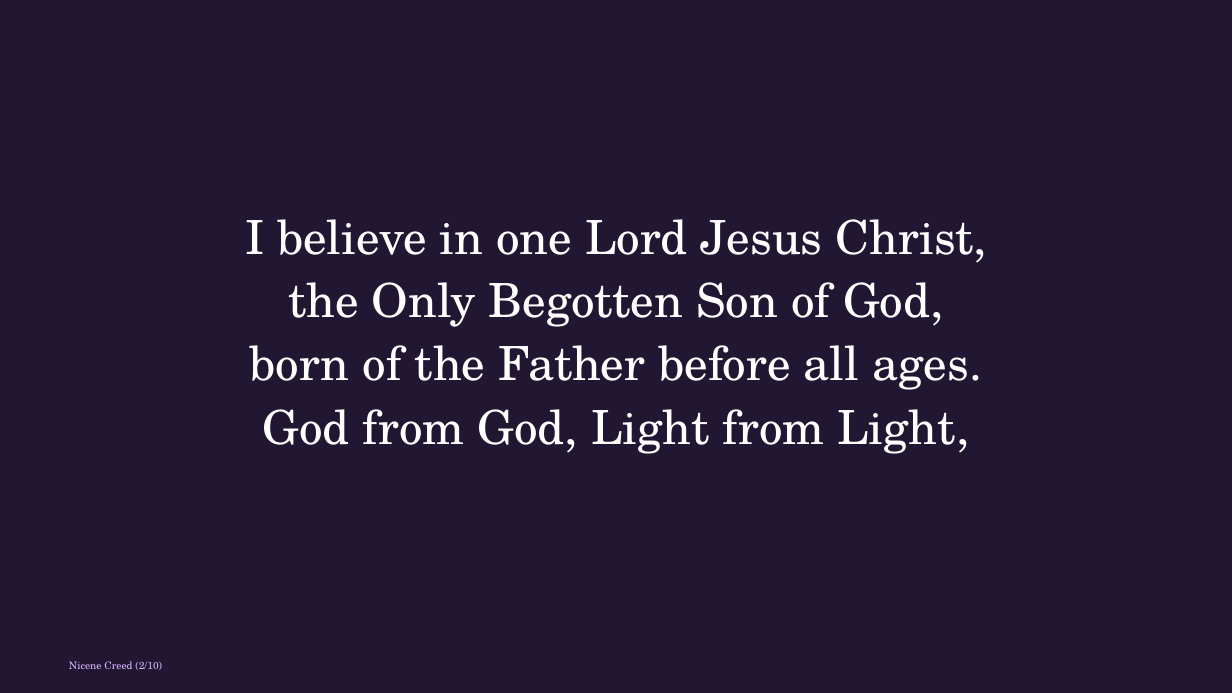
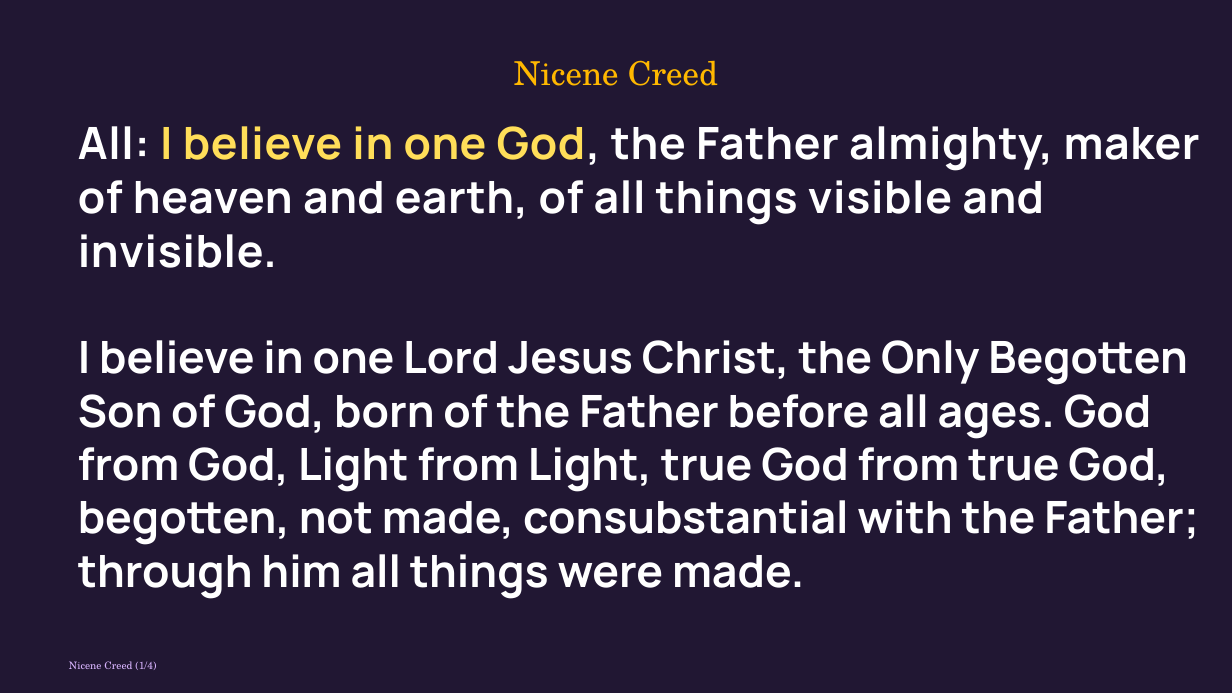
Before and after one commit to divinogabriel9/verbum, a slide deck: slide 24 of outputs/GFCC7Jun2026_TheSolemnityoftheMostHolyBodyandBloodofChrist.pptx (slide 25 before the commit). Drawn at 1232x693 pixels with LibreOffice and Linux fonts; fonts in the diff are those of the drawing. Boxes give left, top, right and bottom in pixels: in the first picture for what was removed or moved away, otherwise in the second. Text is boxed around its words. In the diff, an @@ line names an element or a change of style, - is before the commit and + after.

```diff
--- a/outputs/GFCC7Jun2026_TheSolemnityoftheMostHolyBodyandBloodofChrist.pptx
+++ b/outputs/GFCC7Jun2026_TheSolemnityoftheMostHolyBodyandBloodofChrist.pptx
@@ text added at box(514, 60, 718, 86), 38.5 pt, text #FFB800 @@
+Nicene Creed
@@ text added at box(78, 126, 1200, 268), 52 pt, text #FFFFFF, bold @@
+All: I believe in one God, the Father almighty, maker of heaven and earth, of all things visible and invisible.
@@ text "I believe in one Lord ..." at box(78, 340, 1199, 599): vertical alignment middle to top @@
@@ text at box(78, 340, 1199, 599): text changed; size 55 to 52 pt; font TeX Gyre Schola to Manrope; bold on @@
-I believe in one Lord Jesus Christ,
-the Only Begotten Son of God,
-born of the Father before all ages.
-God from God, Light from Light,
+I believe in one Lord Jesus Christ, the Only Begotten Son of God, born of the Father before all ages. God from God, Light from Light, true God from true God, begotten, not made, consubstantial with the Father; through him all things were made.
@@ text at box(69, 661, 156, 670): text changed @@
-Nicene Creed (2/10)
+Nicene Creed (1/4)
```
Also in this commit, not shown: 8 other slides changed, 6 slides removed, 18 other files.
